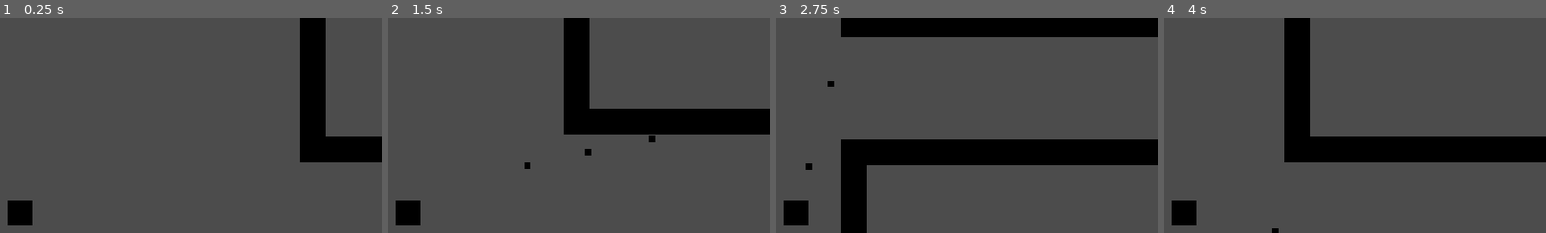
Above: before the commit, frames 1-4 (left to right).
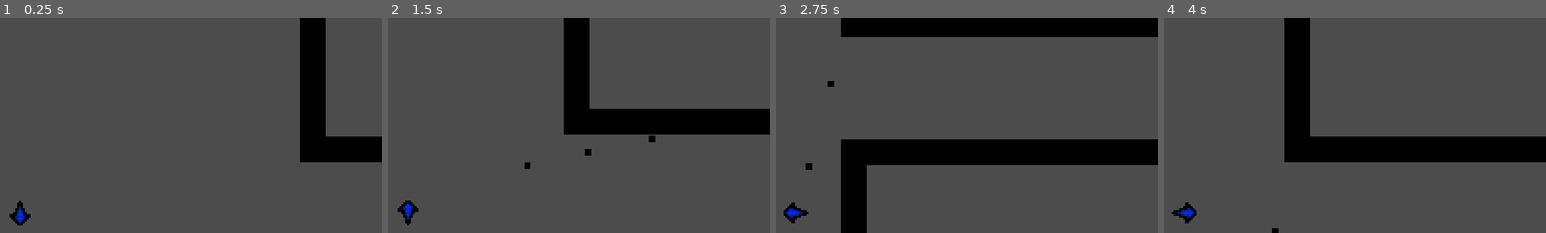
Above: after the commit, the same moments.

Repository: ArvidLucas/gameproject_done
Game: Godot game, scene res://Menu/Menu.tscn
Same seed, same stepped clock (60 frames per second), same inputs: the game is played once before the commit and once after it.
Inputs (mouse positions are % of the whole screen's width and height, from its top left):
- Up to frame 1 (0.25 s): no input
- Up to frame 2 (1.5 s): tap Enter at 0.5 s; move the mouse to (72, 45) at 0.52 s; press the mouse at (72, 45) at 0.53 s; hold D (player_right) 0.53-1.28 s; move the mouse to (30, 55) at 1.27 s; release the mouse at (30, 55) at 1.28 s; hold S (player_down) from 1.28 s (still down); click (30, 55) at 1.35 s
- Up to frame 3 (2.75 s): move the mouse to (60, 28) at 2.02 s; release S (player_down) at 2.03 s; press the mouse at (60, 28) at 2.03 s; hold D (player_right) from 2.03 s (still down)
- Up to frame 4 (4 s): move the mouse to (45, 70) at 2.77 s; release D (player_right) at 2.78 s; release the mouse at (45, 70) at 2.78 s; hold W (player_up) 2.78-3.53 s; click (45, 70) at 2.85 s; move the mouse to (80, 65) at 3.52 s; press the mouse at (80, 65) at 3.53 s; hold A (player_left) from 3.53 s (still down)
The pictures show only the part of the screen within x 47-97%, y 5-55%; the shares and areas given below are measured in that part.

The runs differ from the first frame. In frame 1, 0.6% of the frame differs, in the area x 2-9%, y 84-97%; in frame 2, 0.6%; in frame 3, 0.6%; in frame 4, 0.6%.

Commit message:
Implemented Player Sprite
Successfully implemented the player sprite on the player

Diff:
--- a/game/Objects/Player.tscn
+++ b/game/Objects/Player.tscn
@@ -1,10 +1,7 @@
-[gd_scene load_steps=4 format=2]
+[gd_scene load_steps=3 format=2]
 
 [ext_resource path="res://Scripts/Player.gd" type="Script" id=1]
-[ext_resource path="res://Images/blank.png" type="Texture" id=2]
-
-[sub_resource type="CircleShape2D" id=1]
-radius = 32.0
+[ext_resource path="res://Images/Basic player ship.png" type="Texture" id=2]
 
 [node name="Player" type="KinematicBody2D" groups=[
 "Player",
@@ -22,11 +19,12 @@
 rebound = 1
 
 [node name="Sprite" type="Sprite" parent="."]
-position = Vector2( 0, 9.53674e-007 )
+position = Vector2( -2, 12 )
+scale = Vector2( 0.15, 0.15 )
 texture = ExtResource( 2 )
-
-[node name="CollisionShape2D" type="CollisionShape2D" parent="."]
-shape = SubResource( 1 )
 
 [node name="Camera2D" type="Camera2D" parent="."]
 current = true
+
+[node name="CollisionPolygon2D" type="CollisionPolygon2D" parent="."]
+polygon = PoolVector2Array( 7, 31, 27, 12, 27, 2, 0, -31, -26, 2, -26, 12, -7, 31 )
--- a/game/Scripts/Player.gd
+++ b/game/Scripts/Player.gd
@@ -11,6 +11,7 @@
 export (int) var rebound
 var input = Vector2()
 var velocity = Vector2()
+var unitvel = Vector2()
 var inv = 0
 var shoot = 1
 
@@ -45,6 +46,13 @@
 		velocity /= drag
 #warning-ignore:return_value_discarded
 		move_and_slide(velocity * delta)
+		unitvel = velocity.normalized()
+		if unitvel.y > 0:
+			set_rotation(atan(-unitvel.x / unitvel.y) + PI)
+		elif unitvel.y < 0:
+			set_rotation(atan(-unitvel.x / unitvel.y))
+		else:
+			set_rotation(unitvel.x * PI/2)
 		for i in range(0, get_slide_count()):
 			if get_slide_collision(i).collider.is_in_group("Enemy") or get_slide_collision(i).collider.is_in_group("Enemy_Bullet"):
 				harm(get_slide_collision(i).collider.damage)
